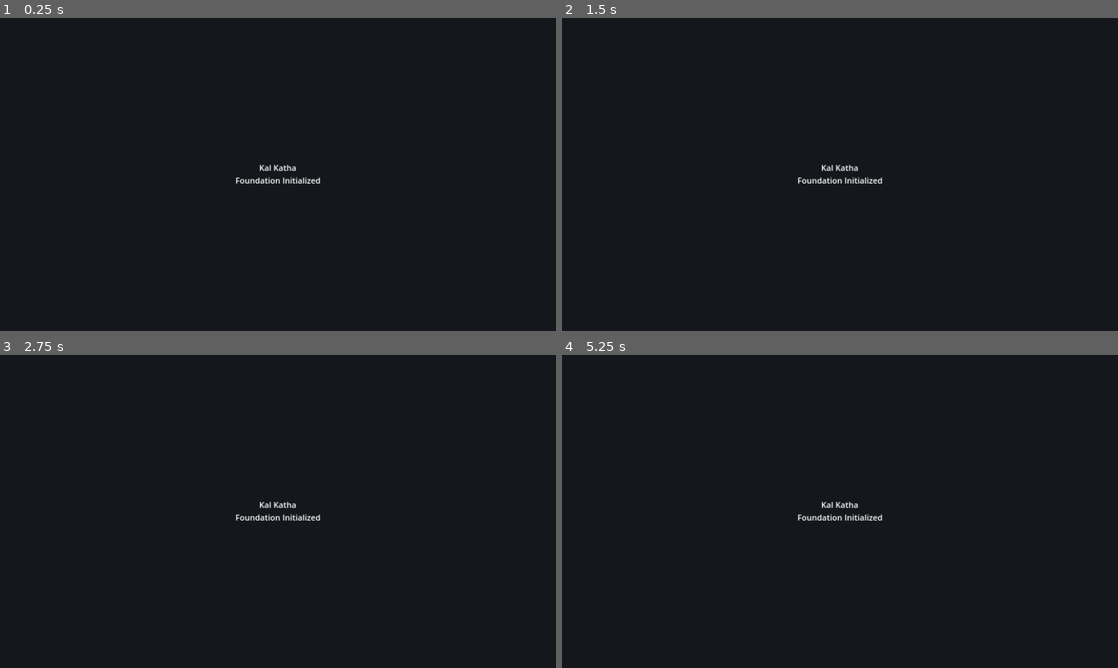
Above: before the commit, frames 1-4 (two rows, left to right).
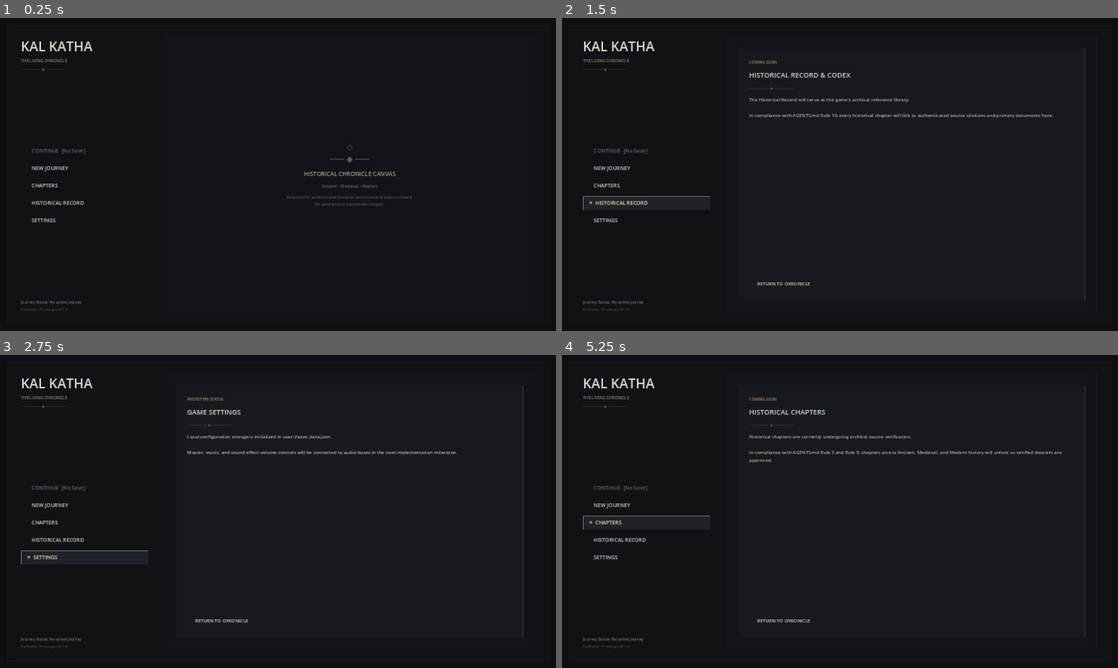
Above: after the commit, the same moments.

Repository: Lohith1808/kal-katha
Game: Godot game, scene res://scenes/ui/home_screen.tscn
Same seed, same stepped clock (60 frames per second), same inputs: the game is played once before the commit and once after it. Before the commit the project starts from res://scenes/main.tscn.
Inputs (mouse positions are in pixels of both pictures, inside the frame that each line leads up to):
- Up to frame 1 (0.25 s): no input
- Up to frame 2 (1.5 s): click (645, 187) at 0.52 s; click (645, 202) at 1.27 s
- Up to frame 3 (2.75 s): click (83, 558) at 2.02 s
- Up to frame 4 (5.25 s): click (784, 621) at 2.75 s, where only the run after the commit has a clickable "RETURN TO CHRONICLE"; click (645, 505) at 3.52 s; click (645, 505) at 4.27 s; click (645, 524) at 5.02 s

The runs differ from the first frame. In frame 1, 1.4% of the frame differs, in the area x 3-75%, y 7-94%; in frame 2, 2.1%, in the area x 3-95%, y 7-94%; in frame 3, 2.0%; in frame 4, 2.1%.

Commit message:
Add foundational historical game home screen

Diff:
--- a/project.godot
+++ b/project.godot
@@ -8,7 +8,7 @@
 
 config/name="Kal Katha"
 config/description="An educational 2D history game."
-run/main_scene="res://scenes/main.tscn"
+run/main_scene="res://scenes/ui/home_screen.tscn"
 config/features=PackedStringArray("4.3")
 
 [display]
--- /dev/null
+++ b/scenes/ui/components/historical_menu_button.tscn
@@ -0,0 +1,11 @@
+[gd_scene load_steps=2 format=3]
+
+[ext_resource type="Script" path="res://scripts/ui/components/historical_menu_button.gd" id="1_hbtn"]
+
+[node name="HistoricalMenuButton" type="Button"]
+custom_minimum_size = Vector2(340, 48)
+offset_right = 340.0
+offset_bottom = 48.0
+flat = true
+alignment = 0
+script = ExtResource("1_hbtn")
--- /dev/null
+++ b/scenes/ui/home_screen.tscn
@@ -0,0 +1,284 @@
+[gd_scene load_steps=6 format=3]
+
+[ext_resource type="Script" path="res://scripts/ui/home_screen.gd" id="1_home"]
+[ext_resource type="PackedScene" path="res://scenes/ui/components/historical_menu_button.tscn" id="2_hbtn"]
+
+[sub_resource type="StyleBoxFlat" id="StyleBoxFlat_frame"]
+bg_color = Color(0.07, 0.08, 0.09, 0.6)
+border_width_left = 1
+border_width_top = 1
+border_width_right = 1
+border_width_bottom = 1
+border_color = Color(0.2, 0.18, 0.15, 0.8)
+corner_radius_top_left = 2
+corner_radius_top_right = 2
+corner_radius_bottom_right = 2
+corner_radius_bottom_left = 2
+
+[sub_resource type="StyleBoxFlat" id="StyleBoxFlat_showcase"]
+bg_color = Color(0.07, 0.08, 0.1, 0.8)
+border_width_left = 1
+border_width_top = 1
+border_width_right = 1
+border_width_bottom = 1
+border_color = Color(0.25, 0.22, 0.18, 0.8)
+corner_radius_top_left = 2
+corner_radius_top_right = 2
+corner_radius_bottom_right = 2
+corner_radius_bottom_left = 2
+
+[sub_resource type="StyleBoxFlat" id="StyleBoxFlat_drawer"]
+bg_color = Color(0.09, 0.1, 0.12, 0.95)
+border_width_left = 1
+border_width_top = 1
+border_width_right = 1
+border_width_bottom = 1
+border_color = Color(0.48, 0.39, 0.26, 0.9)
+corner_radius_top_left = 2
+corner_radius_top_right = 2
+corner_radius_bottom_right = 2
+corner_radius_bottom_left = 2
+
+[node name="HomeScreen" type="Control"]
+layout_mode = 3
+anchors_preset = 15
+anchor_right = 1.0
+anchor_bottom = 1.0
+grow_horizontal = 2
+grow_vertical = 2
+script = ExtResource("1_home")
+
+[node name="BaseBackground" type="ColorRect" parent="."]
+layout_mode = 1
+anchors_preset = 15
+anchor_right = 1.0
+anchor_bottom = 1.0
+grow_horizontal = 2
+grow_vertical = 2
+color = Color(0.055, 0.06, 0.07, 1)
+
+[node name="InnerVignetteFrame" type="Panel" parent="."]
+layout_mode = 1
+anchors_preset = 15
+anchor_right = 1.0
+anchor_bottom = 1.0
+offset_left = 24.0
+offset_top = 24.0
+offset_right = -24.0
+offset_bottom = -24.0
+grow_horizontal = 2
+grow_vertical = 2
+mouse_filter = 2
+theme_override_styles/panel = SubResource("StyleBoxFlat_frame")
+
+[node name="MainLayoutMargin" type="MarginContainer" parent="."]
+layout_mode = 1
+anchors_preset = 15
+anchor_right = 1.0
+anchor_bottom = 1.0
+grow_horizontal = 2
+grow_vertical = 2
+theme_override_constants/margin_left = 72
+theme_override_constants/margin_top = 64
+theme_override_constants/margin_right = 72
+theme_override_constants/margin_bottom = 64
+
+[node name="Columns" type="HBoxContainer" parent="MainLayoutMargin"]
+layout_mode = 2
+theme_override_constants/separation = 56
+
+[node name="LeftColumn" type="VBoxContainer" parent="MainLayoutMargin/Columns"]
+custom_minimum_size = Vector2(440, 0)
+layout_mode = 2
+theme_override_constants/separation = 20
+
+[node name="HeaderContainer" type="VBoxContainer" parent="MainLayoutMargin/Columns/LeftColumn"]
+layout_mode = 2
+theme_override_constants/separation = 6
+
+[node name="TitleLabel" type="Label" parent="MainLayoutMargin/Columns/LeftColumn/HeaderContainer"]
+layout_mode = 2
+theme_override_colors/font_color = Color(0.9, 0.86, 0.79, 1)
+theme_override_font_sizes/font_size = 46
+text = "KAL KATHA"
+
+[node name="SubtitleLabel" type="Label" parent="MainLayoutMargin/Columns/LeftColumn/HeaderContainer"]
+layout_mode = 2
+theme_override_colors/font_color = Color(0.58, 0.53, 0.45, 1)
+theme_override_font_sizes/font_size = 14
+text = "THE LIVING CHRONICLE"
+
+[node name="DividerLabel" type="Label" parent="MainLayoutMargin/Columns/LeftColumn/HeaderContainer"]
+layout_mode = 2
+theme_override_colors/font_color = Color(0.38, 0.32, 0.24, 1)
+theme_override_font_sizes/font_size = 14
+text = "──────── ◆ ────────"
+
+[node name="SpacerTop" type="Control" parent="MainLayoutMargin/Columns/LeftColumn"]
+layout_mode = 2
+size_flags_vertical = 3
+
+[node name="MenuButtonsContainer" type="VBoxContainer" parent="MainLayoutMargin/Columns/LeftColumn"]
+layout_mode = 2
+theme_override_constants/separation = 12
+
+[node name="ContinueButton" parent="MainLayoutMargin/Columns/LeftColumn/MenuButtonsContainer" instance=ExtResource("2_hbtn")]
+unique_name_in_owner = true
+layout_mode = 2
+action_id = "continue"
+button_title = "CONTINUE"
+
+[node name="NewJourneyButton" parent="MainLayoutMargin/Columns/LeftColumn/MenuButtonsContainer" instance=ExtResource("2_hbtn")]
+unique_name_in_owner = true
+layout_mode = 2
+action_id = "new_journey"
+button_title = "NEW JOURNEY"
+
+[node name="ChaptersButton" parent="MainLayoutMargin/Columns/LeftColumn/MenuButtonsContainer" instance=ExtResource("2_hbtn")]
+unique_name_in_owner = true
+layout_mode = 2
+action_id = "chapters"
+button_title = "CHAPTERS"
+
+[node name="HistoricalRecordButton" parent="MainLayoutMargin/Columns/LeftColumn/MenuButtonsContainer" instance=ExtResource("2_hbtn")]
+unique_name_in_owner = true
+layout_mode = 2
+action_id = "historical_record"
+button_title = "HISTORICAL RECORD"
+
+[node name="SettingsButton" parent="MainLayoutMargin/Columns/LeftColumn/MenuButtonsContainer" instance=ExtResource("2_hbtn")]
+unique_name_in_owner = true
+layout_mode = 2
+action_id = "settings"
+button_title = "SETTINGS"
+
+[node name="SpacerBottom" type="Control" parent="MainLayoutMargin/Columns/LeftColumn"]
+layout_mode = 2
+size_flags_vertical = 3
+
+[node name="FooterContainer" type="VBoxContainer" parent="MainLayoutMargin/Columns/LeftColumn"]
+layout_mode = 2
+theme_override_constants/separation = 4
+
+[node name="SaveStatusLabel" type="Label" parent="MainLayoutMargin/Columns/LeftColumn/FooterContainer"]
+unique_name_in_owner = true
+layout_mode = 2
+theme_override_colors/font_color = Color(0.52, 0.48, 0.42, 1)
+theme_override_font_sizes/font_size = 13
+text = "Journey Status: Reading..."
+
+[node name="VersionLabel" type="Label" parent="MainLayoutMargin/Columns/LeftColumn/FooterContainer"]
+unique_name_in_owner = true
+layout_mode = 2
+theme_override_colors/font_color = Color(0.33, 0.31, 0.28, 1)
+theme_override_font_sizes/font_size = 12
+text = "Kal Katha • Prototype"
+
+[node name="RightColumn" type="Control" parent="MainLayoutMargin/Columns"]
+layout_mode = 2
+size_flags_horizontal = 3
+
+[node name="ShowcasePanel" type="PanelContainer" parent="MainLayoutMargin/Columns/RightColumn"]
+layout_mode = 1
+anchors_preset = 15
+anchor_right = 1.0
+anchor_bottom = 1.0
+grow_horizontal = 2
+grow_vertical = 2
+theme_override_styles/panel = SubResource("StyleBoxFlat_showcase")
+
+[node name="ShowcaseMargin" type="MarginContainer" parent="MainLayoutMargin/Columns/RightColumn/ShowcasePanel"]
+layout_mode = 2
+theme_override_constants/margin_left = 40
+theme_override_constants/margin_top = 40
+theme_override_constants/margin_right = 40
+theme_override_constants/margin_bottom = 40
+
+[node name="DefaultShowcase" type="VBoxContainer" parent="MainLayoutMargin/Columns/RightColumn/ShowcasePanel/ShowcaseMargin"]
+unique_name_in_owner = true
+layout_mode = 2
+alignment = 1
+theme_override_constants/separation = 16
+
+[node name="EmblemLabel" type="Label" parent="MainLayoutMargin/Columns/RightColumn/ShowcasePanel/ShowcaseMargin/DefaultShowcase"]
+layout_mode = 2
+theme_override_colors/font_color = Color(0.42, 0.36, 0.27, 1)
+theme_override_font_sizes/font_size = 28
+text = "◇
+─── ◆ ───"
+horizontal_alignment = 1
+
+[node name="ShowcaseTitle" type="Label" parent="MainLayoutMargin/Columns/RightColumn/ShowcasePanel/ShowcaseMargin/DefaultShowcase"]
+layout_mode = 2
+theme_override_colors/font_color = Color(0.68, 0.61, 0.5, 1)
+theme_override_font_sizes/font_size = 20
+text = "HISTORICAL CHRONICLE CANVAS"
+horizontal_alignment = 1
+
+[node name="ShowcaseSubtitle" type="Label" parent="MainLayoutMargin/Columns/RightColumn/ShowcasePanel/ShowcaseMargin/DefaultShowcase"]
+layout_mode = 2
+theme_override_colors/font_color = Color(0.45, 0.4, 0.33, 1)
+theme_override_font_sizes/font_size = 14
+text = "Ancient • Medieval • Modern"
+horizontal_alignment = 1
+
+[node name="ShowcaseNotice" type="Label" parent="MainLayoutMargin/Columns/RightColumn/ShowcasePanel/ShowcaseMargin/DefaultShowcase"]
+layout_mode = 2
+theme_override_colors/font_color = Color(0.36, 0.33, 0.28, 1)
+theme_override_font_sizes/font_size = 13
+text = "Reserved for authenticated historical world scenes & project artwork.
+No generative or placeholder imagery."
+horizontal_alignment = 1
+
+[node name="InfoDrawer" type="PanelContainer" parent="MainLayoutMargin/Columns/RightColumn/ShowcasePanel/ShowcaseMargin"]
+unique_name_in_owner = true
+visible = false
+layout_mode = 2
+theme_override_styles/panel = SubResource("StyleBoxFlat_drawer")
+
+[node name="DrawerMargin" type="MarginContainer" parent="MainLayoutMargin/Columns/RightColumn/ShowcasePanel/ShowcaseMargin/InfoDrawer"]
+layout_mode = 2
+theme_override_constants/margin_left = 36
+theme_override_constants/margin_top = 36
+theme_override_constants/margin_right = 36
+theme_override_constants/margin_bottom = 36
+
+[node name="DrawerContent" type="VBoxContainer" parent="MainLayoutMargin/Columns/RightColumn/ShowcasePanel/ShowcaseMargin/InfoDrawer/DrawerMargin"]
+layout_mode = 2
+theme_override_constants/separation = 16
+
+[node name="DrawerCategoryLabel" type="Label" parent="MainLayoutMargin/Columns/RightColumn/ShowcasePanel/ShowcaseMargin/InfoDrawer/DrawerMargin/DrawerContent"]
+unique_name_in_owner = true
+layout_mode = 2
+theme_override_colors/font_color = Color(0.72, 0.58, 0.36, 1)
+theme_override_font_sizes/font_size = 13
+text = "NOTICE"
+
+[node name="DrawerTitleLabel" type="Label" parent="MainLayoutMargin/Columns/RightColumn/ShowcasePanel/ShowcaseMargin/InfoDrawer/DrawerMargin/DrawerContent"]
+unique_name_in_owner = true
+layout_mode = 2
+theme_override_colors/font_color = Color(0.9, 0.86, 0.79, 1)
+theme_override_font_sizes/font_size = 24
+text = "SYSTEM TITLE"
+
+[node name="DrawerDivider" type="Label" parent="MainLayoutMargin/Columns/RightColumn/ShowcasePanel/ShowcaseMargin/InfoDrawer/DrawerMargin/DrawerContent"]
+layout_mode = 2
+theme_override_colors/font_color = Color(0.38, 0.32, 0.24, 1)
+theme_override_font_sizes/font_size = 14
+text = "──────── ◆ ────────"
+
+[node name="DrawerBodyLabel" type="Label" parent="MainLayoutMargin/Columns/RightColumn/ShowcasePanel/ShowcaseMargin/InfoDrawer/DrawerMargin/DrawerContent"]
+unique_name_in_owner = true
+layout_mode = 2
+size_flags_vertical = 3
+theme_override_colors/font_color = Color(0.76, 0.73, 0.67, 1)
+theme_override_font_sizes/font_size = 16
+text = "Historical explanation details..."
+autowrap_mode = 3
+
+[node name="DrawerDismissButton" type="Button" parent="MainLayoutMargin/Columns/RightColumn/ShowcasePanel/ShowcaseMargin/InfoDrawer/DrawerMargin/DrawerContent"]
+unique_name_in_owner = true
+custom_minimum_size = Vector2(240, 44)
+layout_mode = 2
+size_flags_horizontal = 0
+text = "RETURN TO CHRONICLE"
--- /dev/null
+++ b/scripts/ui/components/historical_menu_button.gd
@@ -0,0 +1,151 @@
+class_name HistoricalMenuButton
+extends Button
+
+## Reusable menu button with restrained historical visual styling.
+## Provides subtle hover slide, ornamental marker display, and locked states.
+## Built using Godot-native controls without external asset dependencies.
+
+signal button_activated(action_id: String)
+
+@export var action_id: String = ""
+@export var button_title: String = "Action"
+@export var is_locked: bool = false
+@export var locked_badge: String = "Coming Soon"
+
+var _marker_label: Label
+var _title_label: Label
+var _content_box: HBoxContainer
+var _tween: Tween
+
+const COLOR_NORMAL_TEXT: Color = Color(0.85, 0.82, 0.77, 1.0) # Warm bone / parchment
+const COLOR_HOVER_TEXT: Color = Color(0.95, 0.88, 0.72, 1.0)  # Subtle refined bronze-gold
+const COLOR_LOCKED_TEXT: Color = Color(0.42, 0.40, 0.38, 1.0) # Muted stone
+const COLOR_MARKER: Color = Color(0.78, 0.66, 0.42, 1.0)      # Antique brass
+
+func _ready() -> void:
+	custom_minimum_size = Vector2(340, 48)
+	flat = true
+	alignment = HORIZONTAL_ALIGNMENT_LEFT
+	focus_mode = FOCUS_ALL
+
+	_build_visuals()
+	_apply_styling()
+	_update_text()
+
+	mouse_entered.connect(_on_mouse_entered)
+	mouse_exited.connect(_on_mouse_exited)
+	focus_entered.connect(_on_mouse_entered)
+	focus_exited.connect(_on_mouse_exited)
+	pressed.connect(_on_pressed)
+
+func set_locked_state(locked: bool, badge: String = "Coming Soon") -> void:
+	is_locked = locked
+	locked_badge = badge
+	disabled = is_locked
+	_update_text()
+	_apply_styling()
+
+func _build_visuals() -> void:
+	# Container for marker and label inside the button
+	_content_box = HBoxContainer.new()
+	_content_box.mouse_filter = Control.MOUSE_FILTER_IGNORE
+	_content_box.anchors_preset = Control.PRESET_FULL_RECT
+	_content_box.anchor_right = 1.0
+	_content_box.anchor_bottom = 1.0
+	_content_box.offset_left = 16.0
+	_content_box.offset_right = -16.0
+	_content_box.add_theme_constant_override("separation", 10)
+	add_child(_content_box)
+
+	# Small ornamental diamond marker
+	_marker_label = Label.new()
+	_marker_label.text = "◆"
+	_marker_label.mouse_filter = Control.MOUSE_FILTER_IGNORE
+	_marker_label.modulate = Color(COLOR_MARKER.r, COLOR_MARKER.g, COLOR_MARKER.b, 0.0) # Hidden by default
+	_marker_label.add_theme_font_size_override("font_size", 14)
+	_content_box.add_child(_marker_label)
+
+	# Main title label
+	_title_label = Label.new()
+	_title_label.mouse_filter = Control.MOUSE_FILTER_IGNORE
+	_title_label.size_flags_horizontal = Control.SIZE_EXPAND_FILL
+	_title_label.add_theme_font_size_override("font_size", 18)
+	_content_box.add_child(_title_label)
+
+func _update_text() -> void:
+	if not _title_label:
+		return
+
+	if is_locked:
+		_title_label.text = button_title + "  [" + locked_badge + "]"
+		_title_label.modulate = COLOR_LOCKED_TEXT
+	else:
+		_title_label.text = button_title
+		_title_label.modulate = COLOR_NORMAL_TEXT
+
+func _apply_styling() -> void:
+	# Normal state: subtle dark slate base with faint 1px stone border
+	var normal_box := StyleBoxFlat.new()
+	normal_box.bg_color = Color(0.09, 0.10, 0.12, 0.75)
+	normal_box.border_color = Color(0.24, 0.22, 0.20, 0.8)
+	normal_box.set_border_width_all(1)
+	normal_box.set_corner_radius_all(2)
+	add_theme_stylebox_override("normal", normal_box)
+
+	# Hover state: warmer slate with restrained antique brass border
+	var hover_box := StyleBoxFlat.new()
+	hover_box.bg_color = Color(0.13, 0.14, 0.17, 0.9)
+	hover_box.border_color = Color(0.62, 0.52, 0.35, 0.9)
+	hover_box.set_border_width_all(1)
+	hover_box.border_width_left = 3 # Subtle chisel edge
+	hover_box.set_corner_radius_all(2)
+	add_theme_stylebox_override("hover", hover_box)
+
+	# Pressed state
+	var pressed_box := StyleBoxFlat.new()
+	pressed_box.bg_color = Color(0.08, 0.08, 0.10, 0.95)
+	pressed_box.border_color = Color(0.75, 0.64, 0.44, 1.0)
+	pressed_box.set_border_width_all(1)
+	pressed_box.set_corner_radius_all(2)
+	add_theme_stylebox_override("pressed", pressed_box)
+
+	# Disabled state: faint border, flat muted plate
+	var disabled_box := StyleBoxFlat.new()
+	disabled_box.bg_color = Color(0.07, 0.08, 0.09, 0.5)
+	disabled_box.border_color = Color(0.18, 0.17, 0.16, 0.4)
+	disabled_box.set_border_width_all(1)
+	disabled_box.set_corner_radius_all(2)
+	add_theme_stylebox_override("disabled", disabled_box)
+
+	# Focus style
+	add_theme_stylebox_override("focus", hover_box)
+
+func _on_mouse_entered() -> void:
+	if disabled:
+		return
+
+	if _tween and _tween.is_running():
+		_tween.kill()
+
+	_tween = create_tween().set_parallel(true).set_trans(Tween.TRANS_QUAD).set_ease(Tween.EASE_OUT)
+	# Subtle 6px right slide for tactile response
+	_tween.tween_property(_content_box, "offset_left", 22.0, 0.12)
+	# Fade in small ornamental diamond marker
+	_tween.tween_property(_marker_label, "modulate:a", 1.0, 0.12)
+	# Restrained text color shift
+	_tween.tween_property(_title_label, "modulate", COLOR_HOVER_TEXT, 0.12)
+
+func _on_mouse_exited() -> void:
+	if disabled:
+		return
+
+	if _tween and _tween.is_running():
+		_tween.kill()
+
+	_tween = create_tween().set_parallel(true).set_trans(Tween.TRANS_QUAD).set_ease(Tween.EASE_OUT)
+	_tween.tween_property(_content_box, "offset_left", 16.0, 0.12)
+	_tween.tween_property(_marker_label, "modulate:a", 0.0, 0.12)
+	_tween.tween_property(_title_label, "modulate", COLOR_NORMAL_TEXT, 0.12)
+
+func _on_pressed() -> void:
+	button_activated.emit(action_id)
--- /dev/null
+++ b/scripts/ui/home_screen.gd
@@ -0,0 +1,150 @@
+class_name HomeScreen
+extends Control
+
+const SaveManager = preload("res://scripts/core/save_manager.gd")
+const HistoricalMenuButton = preload("res://scripts/ui/components/historical_menu_button.gd")
+
+## Main Home Screen for Kal Katha.
+## Implements a restrained, historical 2D game interface.
+##
+## Complies with AGENTS.md:
+## - Rule 1 & 3: Never authors or invents historical claims.
+## - Rule 7: Failure returns to checkpoint; Continue checks for verified checkpoints.
+## - Rule 8: Keeps historical content separate from UI code.
+
+@onready var continue_button: HistoricalMenuButton = %ContinueButton
+@onready var new_journey_button: HistoricalMenuButton = %NewJourneyButton
+@onready var chapters_button: HistoricalMenuButton = %ChaptersButton
+@onready var historical_record_button: HistoricalMenuButton = %HistoricalRecordButton
+@onready var settings_button: HistoricalMenuButton = %SettingsButton
+
+@onready var save_status_label: Label = %SaveStatusLabel
+@onready var version_label: Label = %VersionLabel
+
+# Right Showcase Area nodes
+@onready var default_showcase: Control = %DefaultShowcase
+@onready var info_drawer: PanelContainer = %InfoDrawer
+@onready var drawer_category_label: Label = %DrawerCategoryLabel
+@onready var drawer_title_label: Label = %DrawerTitleLabel
+@onready var drawer_body_label: Label = %DrawerBodyLabel
+@onready var drawer_dismiss_button: Button = %DrawerDismissButton
+
+var _save_data: Dictionary = {}
+var _drawer_tween: Tween
+
+func _ready() -> void:
+	_setup_version_and_save_state()
+	_connect_menu_buttons()
+	_show_default_showcase(true)
+	print("[HomeScreen] Initialized successfully. " + save_status_label.text)
+
+func _setup_version_and_save_state() -> void:
+	version_label.text = "Kal Katha • Prototype v0.1.0"
+
+	# Query existing SaveManager without altering save state
+	_save_data = SaveManager.load_game()
+	var current_checkpoint: String = str(_save_data.get("current_checkpoint_id", ""))
+
+	if current_checkpoint.strip_edges() != "":
+		continue_button.button_title = "CONTINUE"
+		continue_button.set_locked_state(false)
+		continue_button.tooltip_text = "Resume journey from checkpoint: " + current_checkpoint
+		save_status_label.text = "Recorded Journey: Checkpoint " + current_checkpoint
+	else:
+		continue_button.button_title = "CONTINUE"
+		continue_button.set_locked_state(true, "No Save")
+		continue_button.tooltip_text = "No saved journey found. Select 'New Journey' to begin."
+		save_status_label.text = "Journey Status: No active journey"
+
+func _connect_menu_buttons() -> void:
+	continue_button.button_activated.connect(_on_menu_button_activated)
+	new_journey_button.button_activated.connect(_on_menu_button_activated)
+	chapters_button.button_activated.connect(_on_menu_button_activated)
+	historical_record_button.button_activated.connect(_on_menu_button_activated)
+	settings_button.button_activated.connect(_on_menu_button_activated)
+
+	if drawer_dismiss_button:
+		drawer_dismiss_button.pressed.connect(_on_drawer_dismiss_pressed)
+
+func _on_menu_button_activated(action_id: String) -> void:
+	match action_id:
+		"continue":
+			var current_checkpoint: String = str(_save_data.get("current_checkpoint_id", ""))
+			if current_checkpoint != "":
+				_show_info_drawer(
+					"CHECKPOINT RECOVERY",
+					"CONTINUE JOURNEY",
+					"Active checkpoint identified: '%s'.\n\nIn compliance with AGENTS.md Rule 7, resuming will return cleanly to this checkpoint. Full chapter scene loading will be linked in the vertical slice phase." % current_checkpoint
+				)
+			else:
+				_show_info_drawer(
+					"NOTICE",
+					"NO SAVED JOURNEY",
+					"No historical journey checkpoint has been recorded yet.\n\nChoose 'New Journey' to start from the initial chapter milestone."
+				)
+
+		"new_journey":
+			_show_info_drawer(
+				"JOURNEY INITIALIZATION",
+				"START A NEW JOURNEY",
+				"The journey initialization framework is ready.\n\nOnce the first verified historical chapter dossier is approved, starting a new journey will load that chapter's opening sequence."
+			)
+
+		"chapters":
+			_show_info_drawer(
+				"COMING SOON",
+				"HISTORICAL CHAPTERS",
+				"Historical chapters are currently undergoing archival source verification.\n\nIn compliance with AGENTS.md Rule 3 and Rule 9, chapters across Ancient, Medieval, and Modern history will unlock as verified dossiers are approved."
+			)
+
+		"historical_record":
+			_show_info_drawer(
+				"COMING SOON",
+				"HISTORICAL RECORD & CODEX",
+				"The Historical Record will serve as the game's archival reference library.\n\nIn compliance with AGENTS.md Rule 10, every historical chapter will link to authenticated source citations and primary documents here."
+			)
+
+		"settings":
+			_show_info_drawer(
+				"PROTOTYPE STATUS",
+				"GAME SETTINGS",
+				"Local configuration storage is initialized in user://save_data.json.\n\nMaster, music, and sound effect volume controls will be connected to audio buses in the next implementation milestone."
+			)
+
+func _show_info_drawer(category: String, title: String, body: String) -> void:
+	drawer_category_label.text = category
+	drawer_title_label.text = title
+	drawer_body_label.text = body
+
+	default_showcase.visible = false
+	info_drawer.visible = true
+	info_drawer.modulate.a = 0.0
+
+	if _drawer_tween and _drawer_tween.is_running():
+		_drawer_tween.kill()
+
+	_drawer_tween = create_tween().set_trans(Tween.TRANS_QUAD).set_ease(Tween.EASE_OUT)
+	_drawer_tween.tween_property(info_drawer, "modulate:a", 1.0, 0.18)
+
+func _on_drawer_dismiss_pressed() -> void:
+	_show_default_showcase(false)
+
+func _show_default_showcase(immediate: bool) -> void:
+	if immediate:
+		info_drawer.visible = false
+		default_showcase.visible = true
+		default_showcase.modulate.a = 1.0
+		return
+
+	if _drawer_tween and _drawer_tween.is_running():
+		_drawer_tween.kill()
+
+	_drawer_tween = create_tween().set_trans(Tween.TRANS_QUAD).set_ease(Tween.EASE_OUT)
+	_drawer_tween.tween_property(info_drawer, "modulate:a", 0.0, 0.12)
+	_drawer_tween.tween_callback(func():
+		info_drawer.visible = false
+		default_showcase.visible = true
+		default_showcase.modulate.a = 0.0
+		var fade_in := create_tween()
+		fade_in.tween_property(default_showcase, "modulate:a", 1.0, 0.15)
+	)
